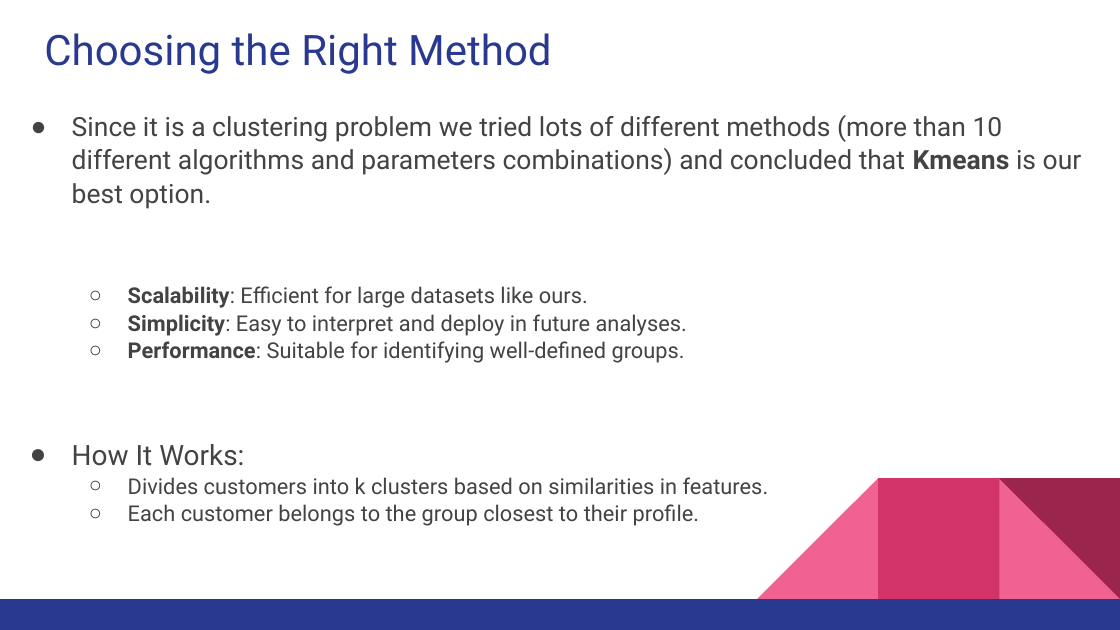
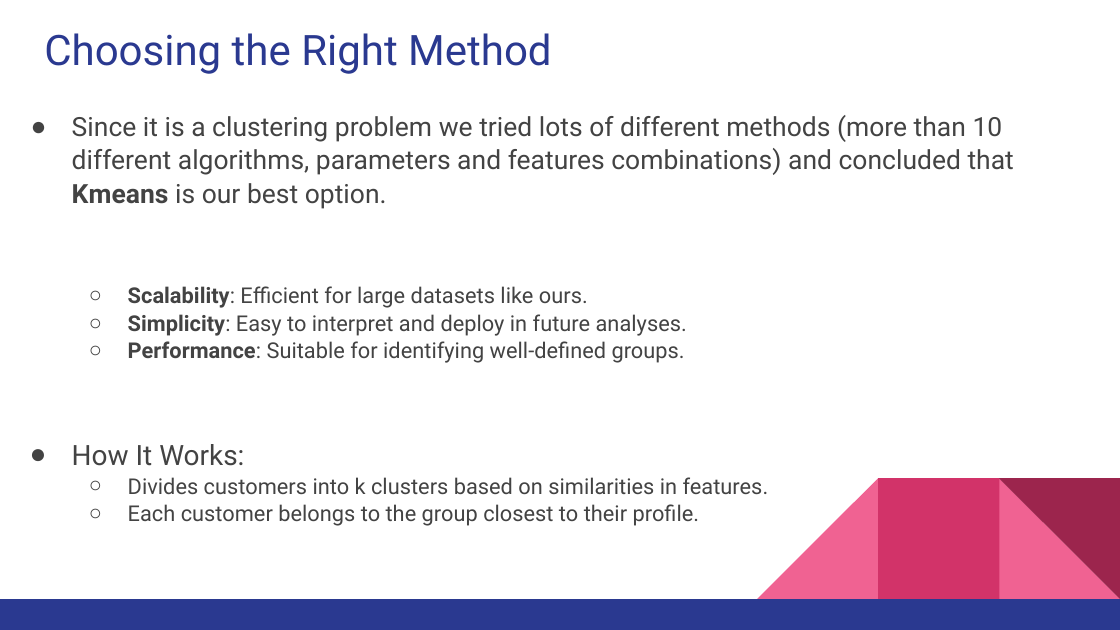
Before and after one commit to mariakopsacheili/Machine-Learning-Second-Project-Clustering, a slide deck: slide 8 of 5 .Presentation/Presentation.pptx. Drawn at 1120x630 pixels with LibreOffice and Linux fonts; fonts in the diff are those of the drawing. Boxes give left, top, right and bottom in pixels: in the first picture for what was removed or moved away, otherwise in the second. Text is boxed around its words. In the diff, an @@ line names an element or a change of style, - is before the commit and + after.

```diff
--- a/5 .Presentation/Presentation.pptx
+++ b/5 .Presentation/Presentation.pptx
@@ text at <box>72,115,1014,209</box>: text changed @@
-● Since it is a clustering problem we tried lots of different methods (more than 10 different algorithms and parameters combinations) and concluded that Kmeans is our best option.
+● Since it is a clustering problem we tried lots of different methods (more than 10 different algorithms, parameters and features combinations) and concluded that Kmeans is our best option.
```
Also in this commit, not shown: 8 other slides changed, 1 slide added, 3 other files.
